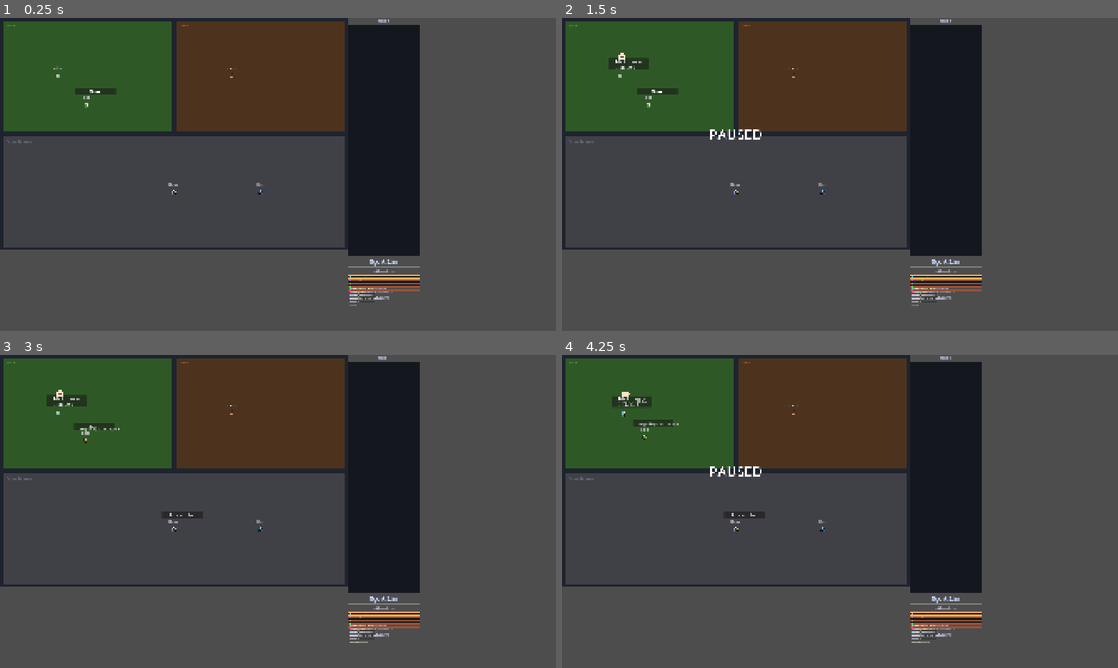
Above: before the commit, frames 1-4 (two rows, left to right).
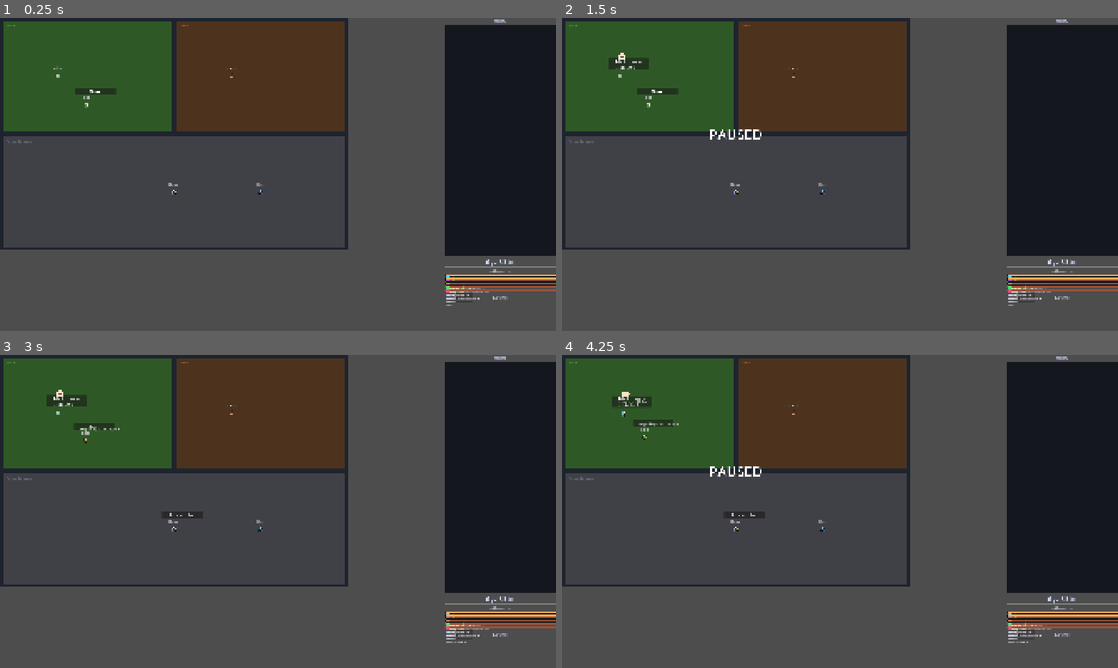
Above: after the commit, the same moments.

Repository: Erik-Huang/godot-agent-sim
Game: Godot game, scene res://main.tscn
Two runs of this game, one before a commit and one after it. Both use one fixed random seed, a clock stepped at 60 frames per second and the inputs below.
Inputs:
- Up to frame 1 (0.25 s): no input
- Up to frame 2 (1.5 s): tap Enter (ui_accept) at 0.5, 0.77, 1.25 s
- Up to frame 3 (3 s): tap Enter (ui_accept) at 1.52, 2, 2.75 s
- Up to frame 4 (4.25 s): tap Enter (ui_accept) at 3.02, 3.5, 3.77 s

The runs differ from the first frame. In frame 1, 26% of the frame differs, in the area x 62-100%, y 0-92%; in frame 2, 26%; in frame 3, 27%; in frame 4, 27%.

Commit message:
feat(UI): right panel as CanvasLayer overlay (20% screen width)

Diff:
--- a/main.gd
+++ b/main.gd
@@ -37,6 +37,9 @@
 @onready var agent_container: Node2D = $AgentContainer
 @onready var ui_panel: VBoxContainer = $UIPanel
 @onready var nav_region: NavigationRegion2D = $NavigationRegion2D
+
+# FIX-002: CanvasLayer for UI overlay
+var ui_layer: CanvasLayer
 
 # GFX-004: Zone color tints
 var zone_colors: Dictionary = {
@@ -74,6 +77,23 @@
 	add_child(pause_label)
 	# DBG-001: UIPanel stays responsive while paused
 	ui_panel.process_mode = Node.PROCESS_MODE_ALWAYS
+
+	# FIX-002: Move UI panel into a CanvasLayer overlay (right 20% of screen)
+	ui_layer = CanvasLayer.new()
+	ui_layer.layer = 10
+	ui_layer.process_mode = Node.PROCESS_MODE_ALWAYS
+	add_child(ui_layer)
+	ui_panel.get_parent().remove_child(ui_panel)
+	ui_layer.add_child(ui_panel)
+	# Anchor to right 20% of viewport
+	ui_panel.anchor_left = 0.8
+	ui_panel.anchor_right = 1.0
+	ui_panel.anchor_top = 0.0
+	ui_panel.anchor_bottom = 1.0
+	ui_panel.offset_left = 0
+	ui_panel.offset_right = 0
+	ui_panel.offset_top = 0
+	ui_panel.offset_bottom = 0
 
 	# GFX-005: CanvasModulate for time-of-day lighting
 	canvas_mod = CanvasModulate.new()
